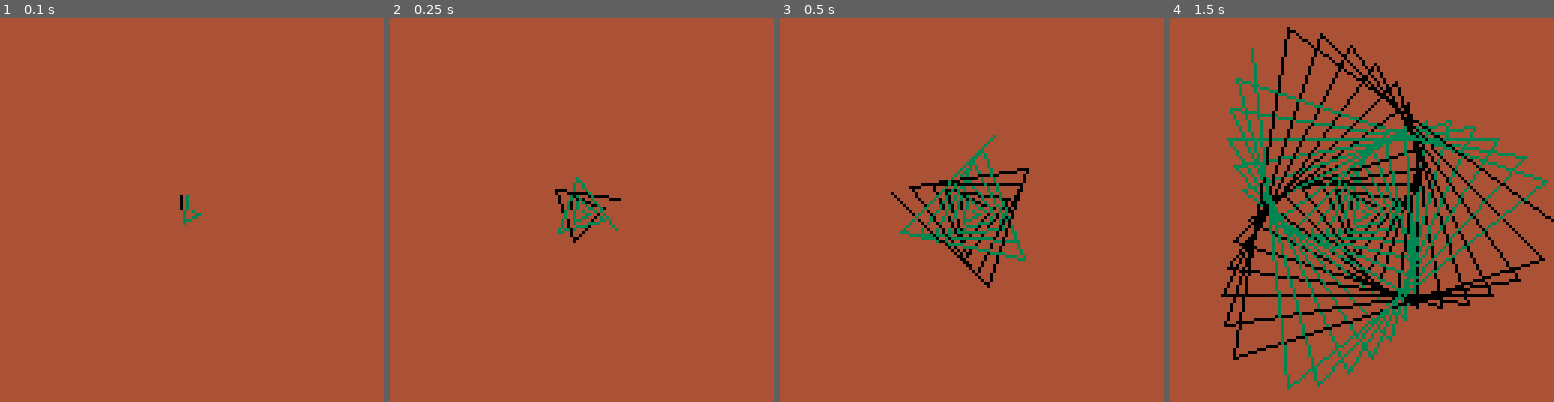
Above: before the commit, frames 1-4 (left to right).
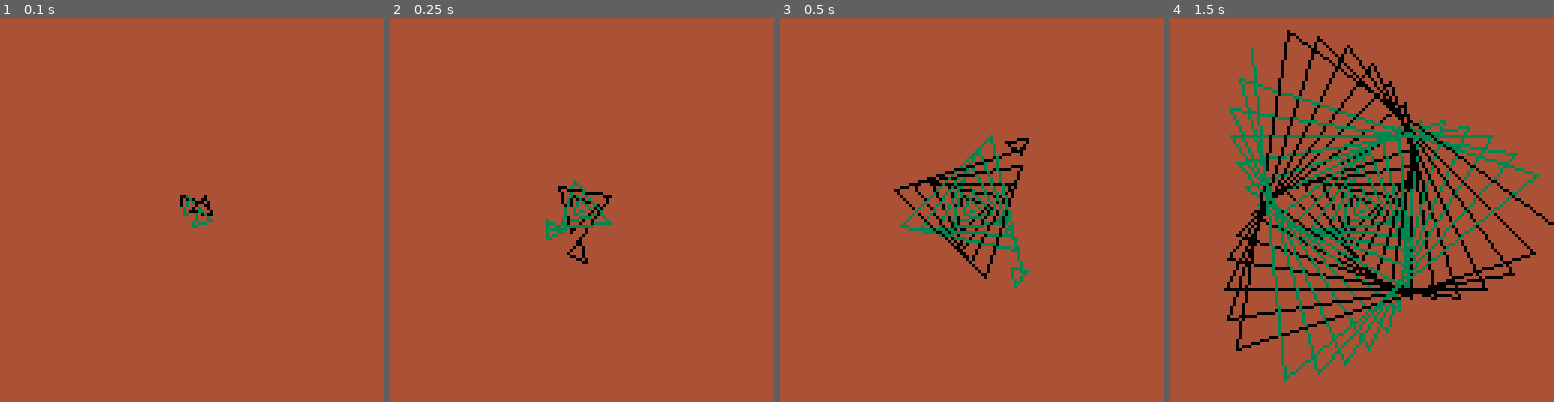
Above: after the commit, the same moments.

Repository: metageek/turtles-8
Game: PICO-8 cartridge f.p8
Two runs of this game, one before a commit and one after it. Both use one fixed random seed, a clock stepped at 60 frames per second and the inputs below.
Inputs:
- Up to frame 1 (0.1 s): no input
- Up to frame 2 (0.25 s): no input
- Up to frame 3 (0.5 s): no input
- Up to frame 4 (1.5 s): no input

The runs differ from the first frame. In frame 1, 0.3% of the frame differs, in the area x 46-56%, y 46-55%; in frame 2, 1.0%; in frame 3, 4.4%; in frame 4, 23%, in the area x 13-100%, y 2-97%.

Commit message:
Drawing a triangle for each turtle

Diff:
--- a/f.p8
+++ b/f.p8
@@ -12,7 +12,11 @@
    spiral(t2, 123, 3)
 end
 function _update()
-   runStep()
+   if not runStep()
+   then
+        t1.hide()
+        t2.hide()
+   end
 end
 function _draw()
    cls(4)
--- a/turtle.lua
+++ b/turtle.lua
@@ -1,6 +1,8 @@
 routines={}
 routines.rs = {}
 routines.nextid = 1
+
+turtles={}
 
 turtleLines = {}
 
@@ -76,11 +78,13 @@
 
 function mkturtle()
    local t=mkroutine(turtleStep, true)
+   turtles[t._id] = t
    t.th=-90
    t.x=64
    t.y=64
    t.color=15
    t.pen=true
+   t.visible=true
    t.rt = function(dth)
       t.th += dth
       t.th %= 360
@@ -98,6 +102,11 @@
       t.x = newx
       t.y = newy
    end
+   t.jump = function(x, y, th)
+      t.x = x
+      t.y = y
+      t.th = th
+   end
    t.onscreen = function()
       return 0 <= t.x and t.x < 128 and 0 <= t.y and t.y < 128
    end
@@ -110,6 +119,28 @@
    t.pd = function()
       t.pen=true
    end
+   t.show = function()
+      t.visible = true
+   end
+   t.hide = function()
+      t.visible = false
+   end
+   t.draw = function()
+      local s = 6
+      local th1 = t.th / 360
+      local x1 = t.x - s * cos(th1)
+      local y1 = t.y - s * sin(th1)
+      local th2 = (t.th + 90) / 360
+      local x2 = t.x + (s / 2) * cos(th2)
+      local y2 = t.y + (s / 2) * sin(th2)
+      local th3 = (t.th - 90) / 360
+      local x3 = t.x + (s / 2) * cos(th3)
+      local y3 = t.y + (s / 2) * sin(th3)
+
+      line(x1, y1, x2, y2, t.color)
+      line(x2, y2, x3, y3, t.color)
+      line(x3, y3, x1, y1, t.color)
+   end
    t.steps={}
    t.numsteps = 0
    t.exec = function(step)
@@ -120,8 +151,8 @@
 end
 
 function spiralStep(r)
+   r.t.rt(r.th)
    r.t.fd(r.r)
-   r.t.rt(r.th)
    r.r += r.dr
    return r.t.onscreen()
 end
@@ -144,4 +175,11 @@
    do
       line(l.x1, l.y1, l.x2, l.y2, l.color)
    end
+   for _, t in ipairs(turtles)
+   do
+      if t ~= nil and t.visible
+      then
+         t.draw()
+      end
+   end
 end
